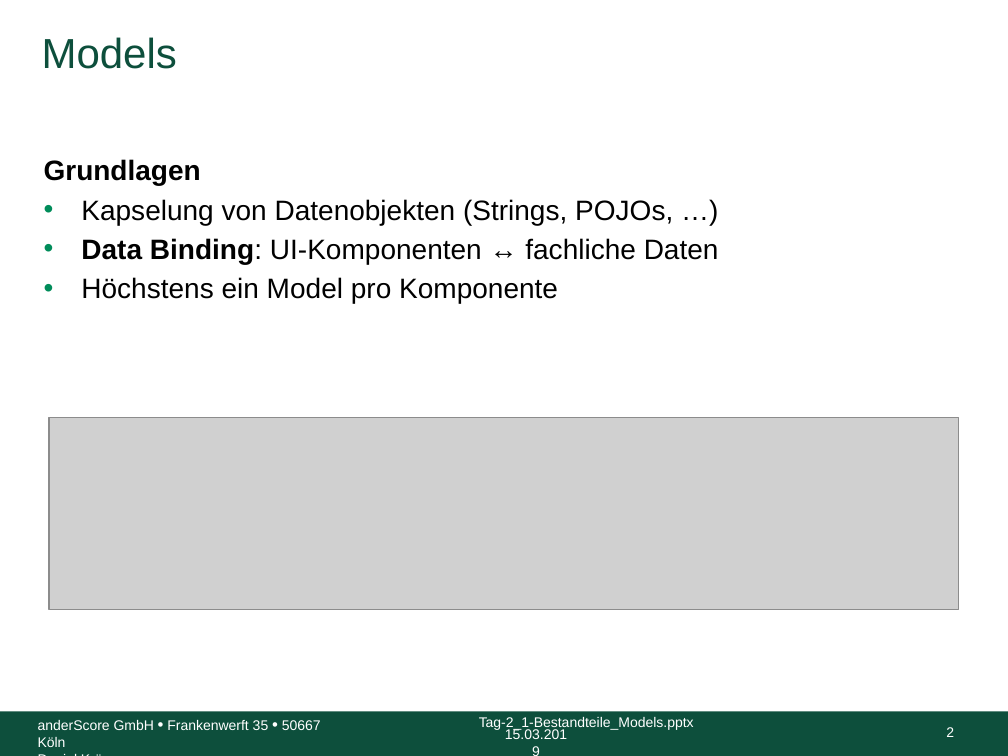
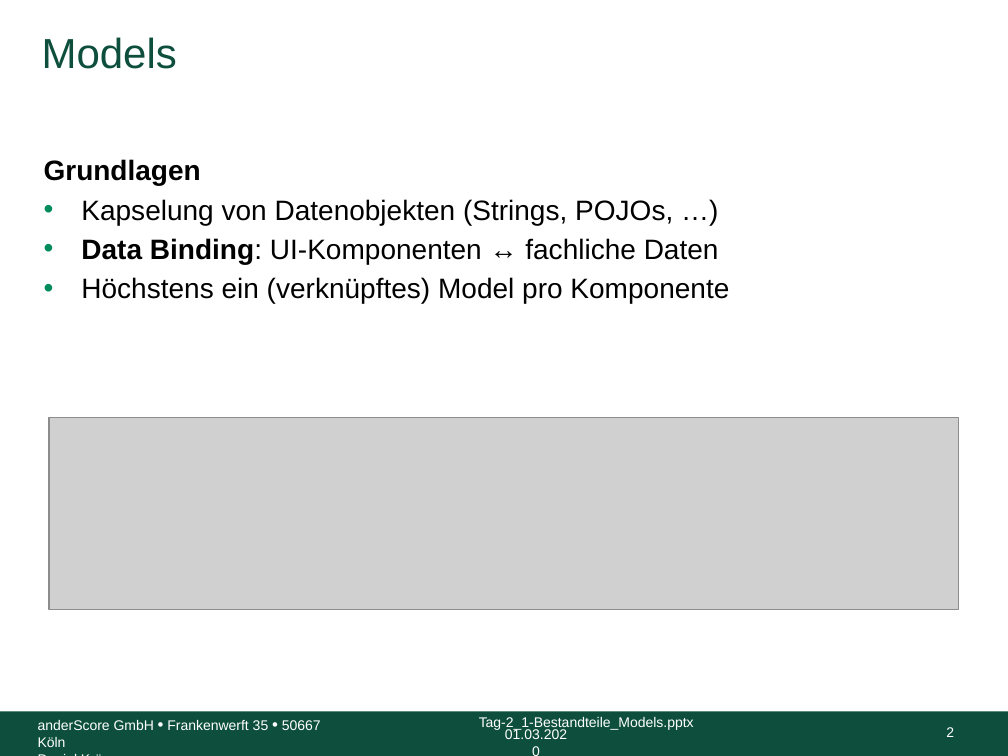
Before and after one commit to anderscore-gmbh/wicket-training, a slide deck: slide 2 of slides/Tag-2_1-Bestandteile_Models.pptx. Drawn at 1008x756 pixels with LibreOffice and Linux fonts; fonts in the diff are those of the drawing; grey boxes stand for pictures; background and template pictures are left out. Boxes give left, top, right and bottom in pixels: in the first picture for what was removed or moved away, otherwise in the second. Text is boxed around its words. In the diff, an @@ line names an element or a change of style, - is before the commit and + after.

```diff
--- a/slides/Tag-2_1-Bestandteile_Models.pptx
+++ b/slides/Tag-2_1-Bestandteile_Models.pptx
@@ text at [81,277,729,303]: text changed @@
-• Höchstens ein Model pro Komponente
+• Höchstens ein (verknüpftes) Model pro Komponente
@@ text at [505,729,567,739]: text changed @@
-15.03.2019
+01.03.2020
```
Also in this commit, not shown: 12 other slides changed, 11 other files.
